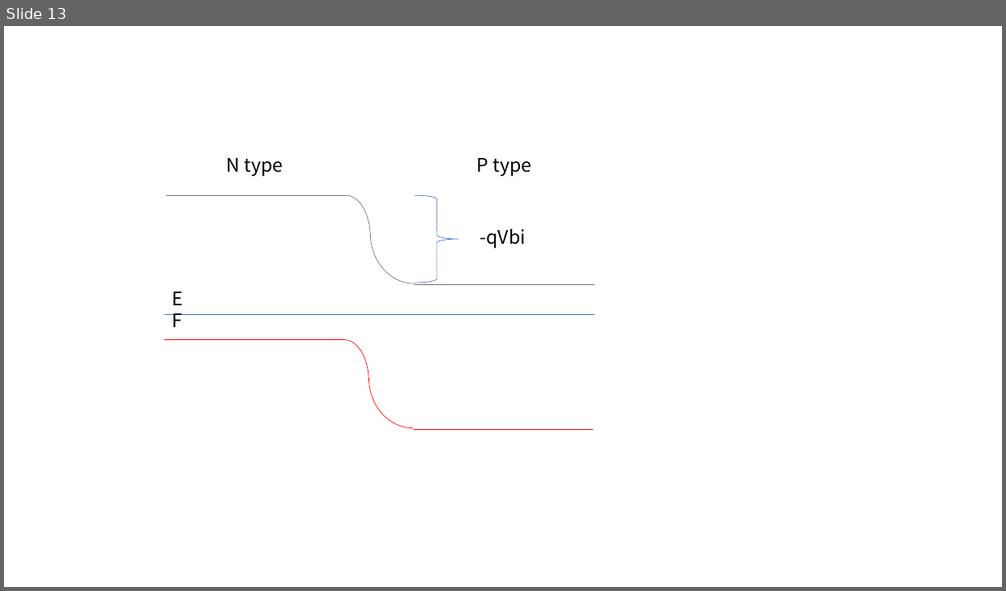
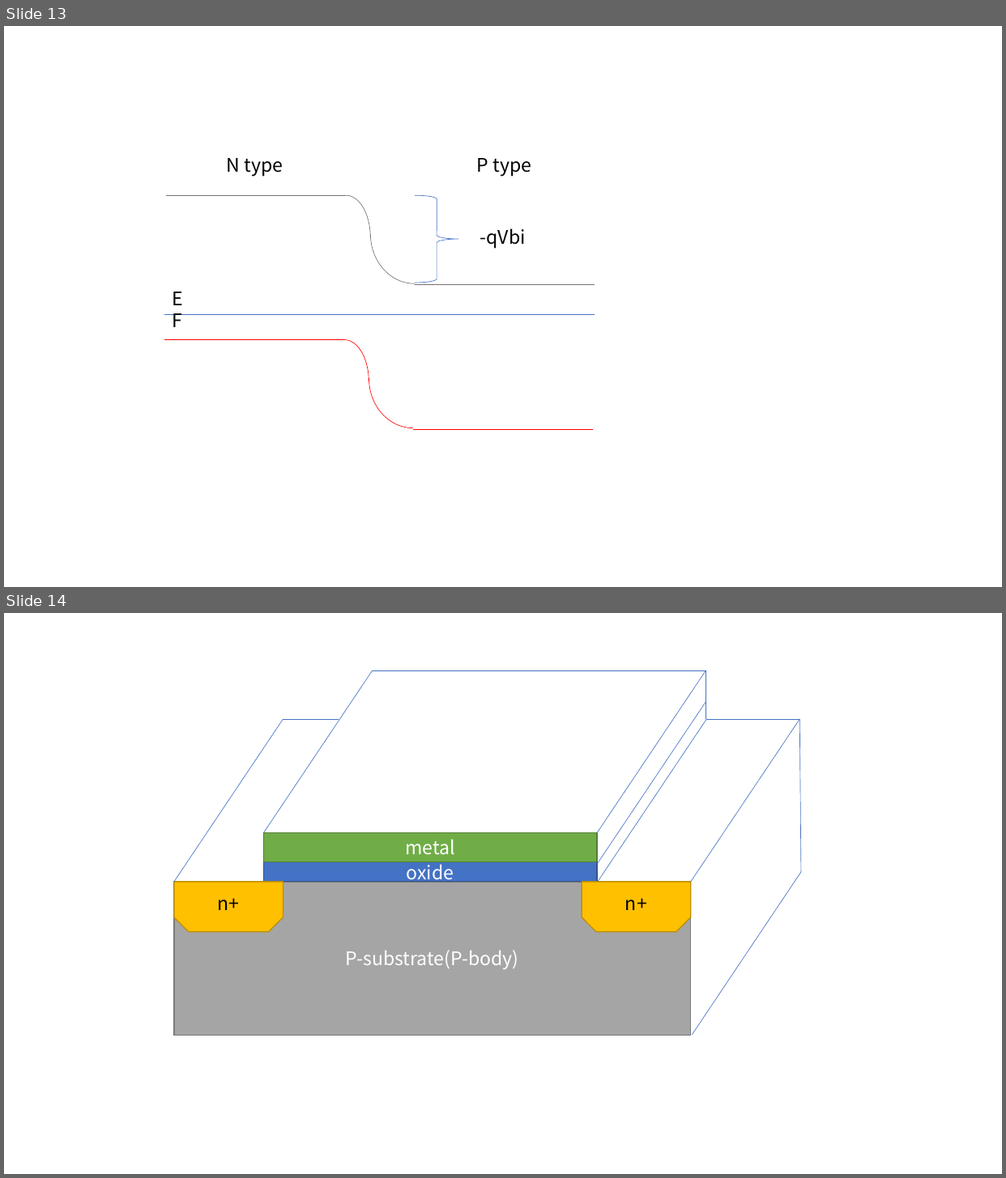
Before and after one commit to ingyer-ks/ebook, a slide deck: images/elec_circuit_image.pptx. Shown one above the other, each under a label of ours: slide 13 before the commit, slides 13 and 14 after it. The pictures are 1006x591 and 1006x1178 pixels, drawn with LibreOffice and Linux fonts; fonts in the diff are those of the drawing. Boxes give left, top, right and bottom in pixels: in the first picture for what was removed or moved away, otherwise in the second. Text is boxed around its words. In the diff, an @@ line names an element or a change of style, - is before the commit and + after.

```diff
--- a/images/elec_circuit_image.pptx
+++ b/images/elec_circuit_image.pptx
@@ slide 14 added at box(4, 613, 1002, 1174), background #FFFFFF @@
@@ line added from (264, 833) to (373, 671), #4472C4 0.5 pt @@
@@ line added from (373, 671) to (706, 671), #4472C4 0.5 pt @@
@@ line added from (597, 833) to (706, 671), #4472C4 0.5 pt @@
@@ line added from (706, 671) to (706, 719), #4472C4 0.5 pt @@
@@ line added from (597, 865) to (706, 701), #4472C4 0.5 pt @@
@@ line added from (174, 882) to (283, 719), #4472C4 0.5 pt @@
@@ line added from (283, 719) to (339, 719), #4472C4 0.5 pt @@
@@ line added from (598, 882) to (707, 719), #4472C4 0.5 pt @@
@@ line added from (691, 882) to (799, 719), #4472C4 0.5 pt @@
@@ line added from (799, 719) to (707, 719), #4472C4 0.5 pt @@
@@ line added from (799, 719) to (801, 872), #4472C4 0.5 pt @@
@@ rectangle added at box(264, 833, 598, 862), fill #70AD47, outline #538035 1 pt, 18 pt, text #FFFFFF @@
+metal
@@ rectangle added at box(264, 862, 598, 882), fill #4472C4, outline #325491 1 pt, 18 pt, text #FFFFFF @@
+oxide
@@ line added from (692, 1035) to (801, 872), #4472C4 0.5 pt @@
@@ rectangle added at box(174, 882, 691, 1035), fill #A5A5A5, outline #7A7A7A 1 pt, 18 pt, text #FFFFFF @@
+P-substrate(P-body)
@@ snip same rect added at box(174, 882, 283, 932), fill #FFC000, outline #BD8E00 1 pt, 18 pt, text #000000 @@
+n+
@@ snip same rect added at box(582, 882, 691, 932), fill #FFC000, outline #BD8E00 1 pt, 18 pt, text #000000 @@
+n+
```
Also in this commit, not shown: 4 other slides added, 21 other files.
